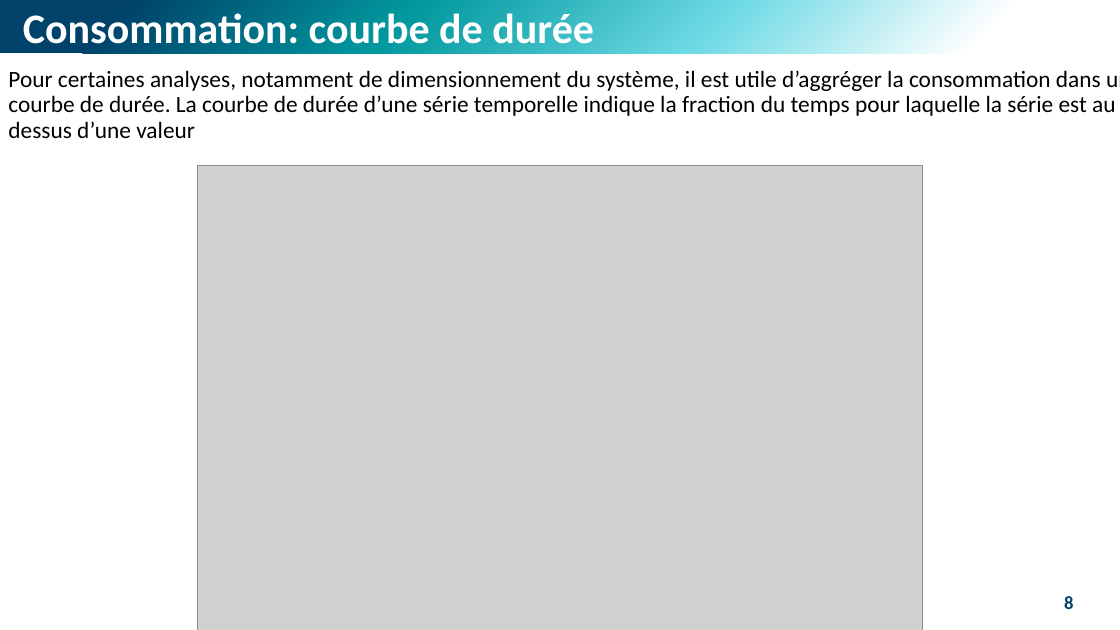
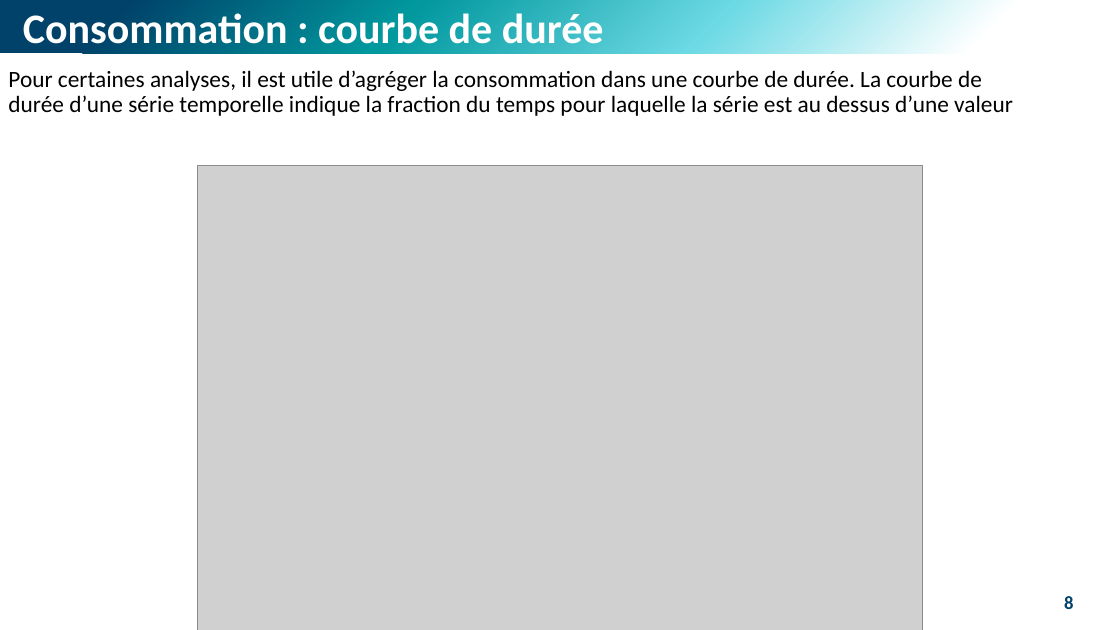
Before and after one commit to M-Berthelin/energy_mod_ISEL_MIX5, a slide deck: slide 8 of slides/1_ENR.pptx. Drawn at 1120x630 pixels with LibreOffice and Linux fonts; fonts in the diff are those of the drawing; grey boxes stand for pictures. Boxes give left, top, right and bottom in pixels: in the first picture for what was removed or moved away, otherwise in the second. Text is boxed around its words. In the diff, an @@ line names an element or a change of style, - is before the commit and + after.

```diff
--- a/slides/1_ENR.pptx
+++ b/slides/1_ENR.pptx
@@ text at <box>23,13,604,54</box>: spaces changed @@
-Consommation: courbe de durée
+Consommation : courbe de durée
@@ text at <box>8,70,1013,116</box>: text changed @@
-Pour certaines analyses, notamment de dimensionnement du système, il est utile d’aggréger la consommation dans une courbe de durée. La courbe de durée d’une série temporelle indique la fraction du temps pour laquelle la série est au dessus d’une valeur
+Pour certaines analyses, il est utile d’agréger la consommation dans une courbe de durée. La courbe de durée d’une série temporelle indique la fraction du temps pour laquelle la série est au dessus d’une valeur
```
Also in this commit, not shown: 17 other slides changed, 1 other file.
